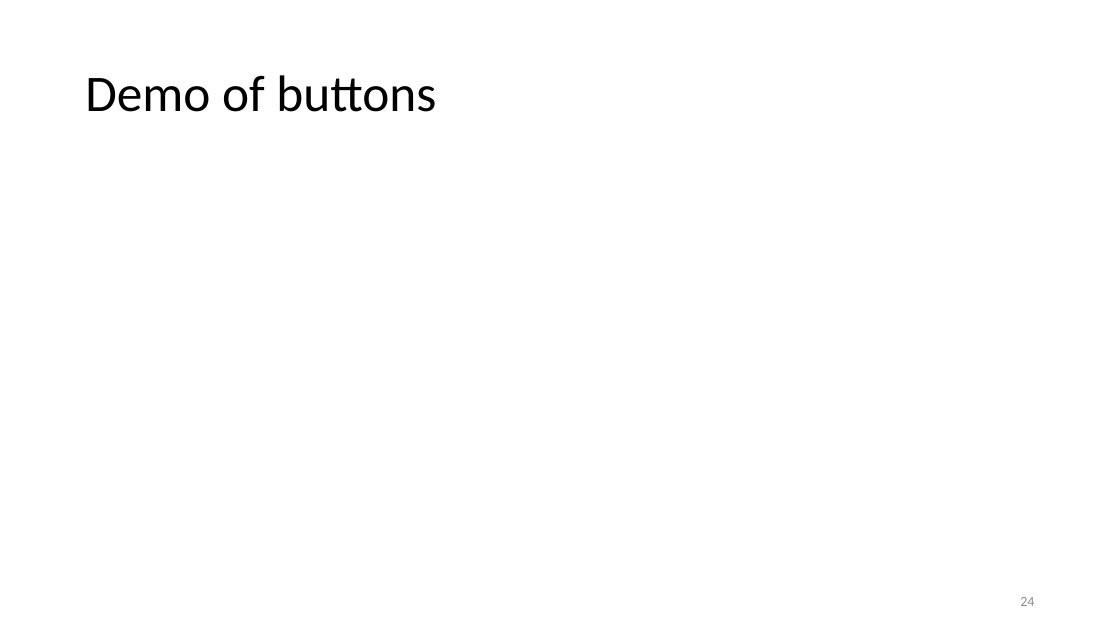
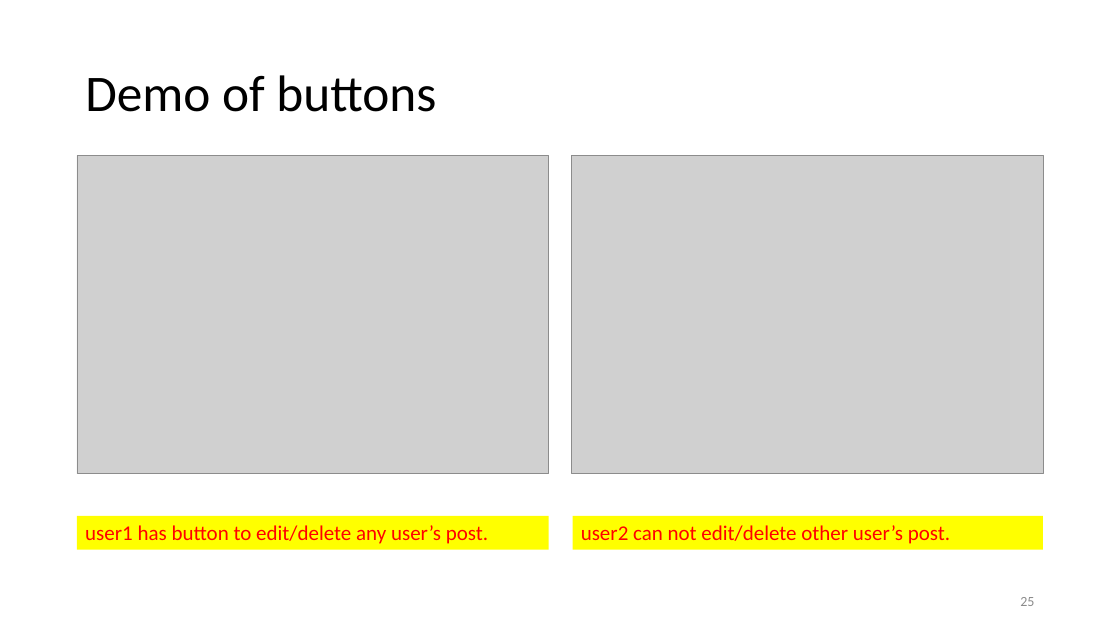
Before and after one commit to umbalaconmeogia/yii2-rbac-tutorial, a slide deck: slide 25 of docs/tutorial/Yii2RbacTutorial.pptx (slide 24 before the commit). Drawn at 1120x630 pixels with LibreOffice and Linux fonts; fonts in the diff are those of the drawing; grey boxes stand for pictures. Boxes give left, top, right and bottom in pixels: in the first picture for what was removed or moved away, otherwise in the second. Text is boxed around its words. In the diff, an @@ line names an element or a change of style, - is before the commit and + after.

Commit message:
Add demo screen into Yii2RbacTutorial.pptx

```diff
--- a/docs/tutorial/Yii2RbacTutorial.pptx
+++ b/docs/tutorial/Yii2RbacTutorial.pptx
@@ picture added at <box>77,155,549,474</box> @@
@@ picture added at <box>571,155,1043,474</box> @@
@@ rectangle added at <box>77,516,549,549</box>, fill #FFFF00, 18 pt, text #FF0000 @@
+user1 has button to edit/delete any user’s post.
@@ rectangle added at <box>573,516,1044,549</box>, fill #FFFF00, 18 pt, text #FF0000 @@
+user2 can not edit/delete other user’s post.
@@ page number at <box>1020,597,1034,606</box>: text changed @@
-24
+25
```
Also in this commit, not shown: 3 other slides changed, 1 slide added, 2 other files.
